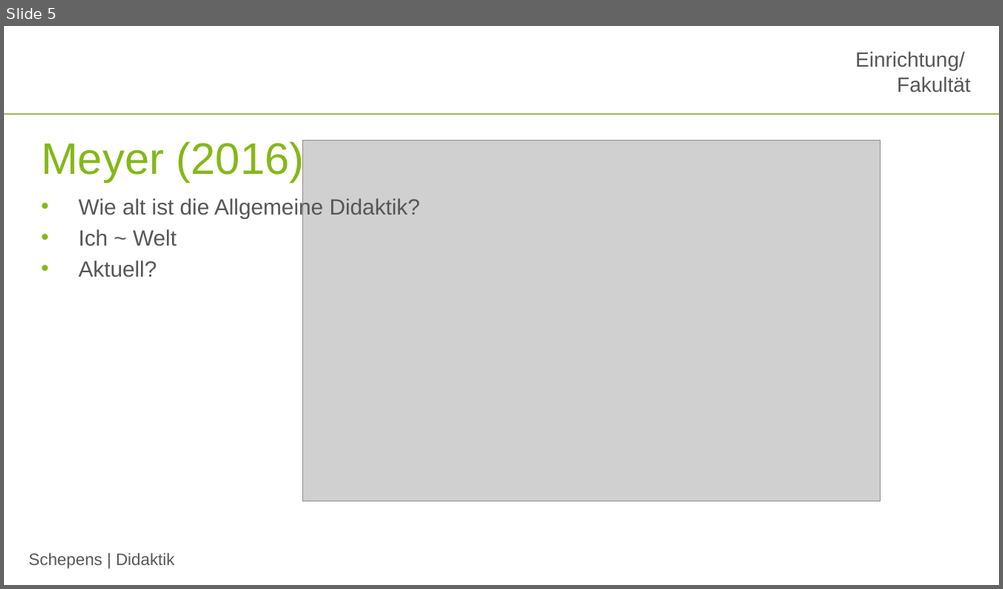
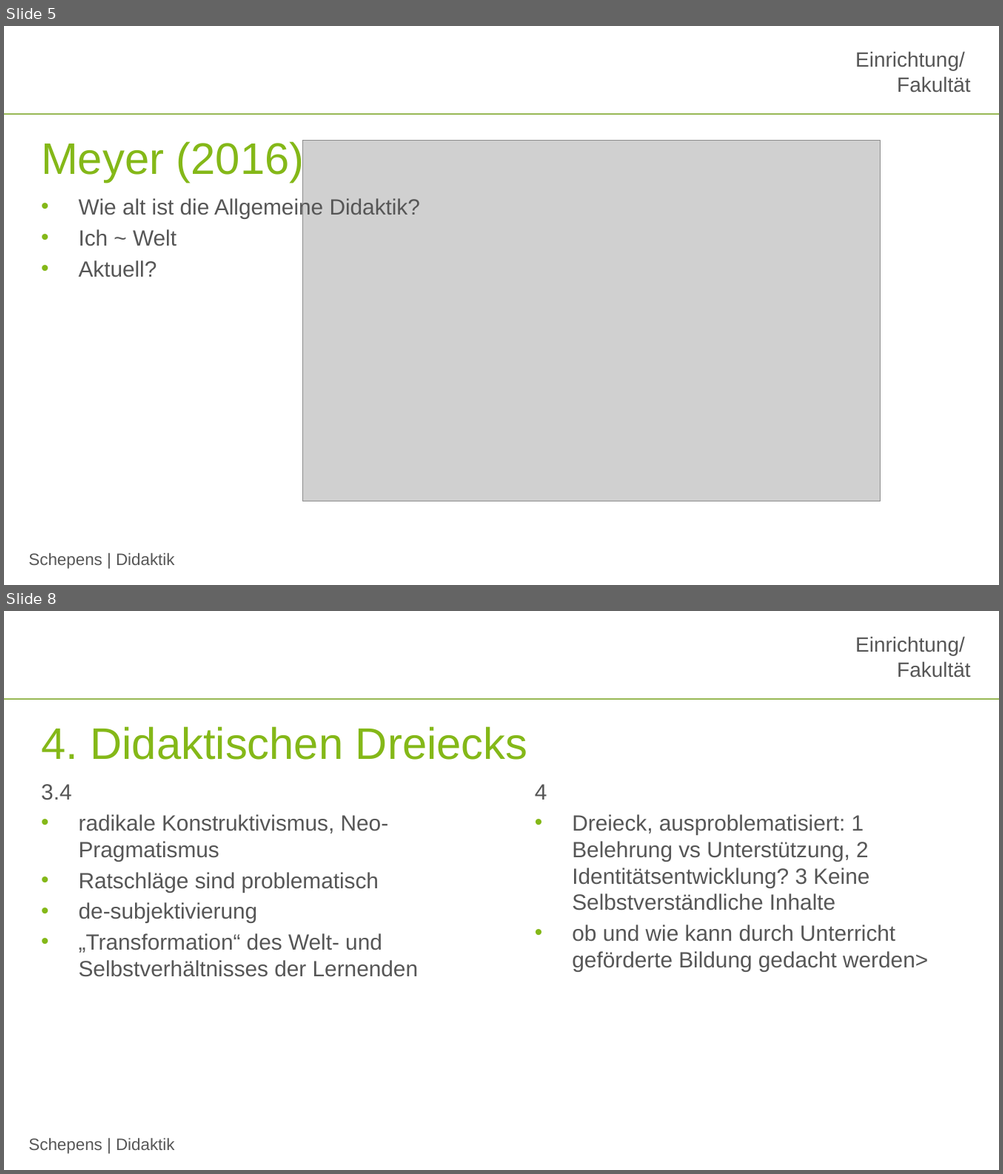
Before and after one commit to jobschepens/didakt22, a slide deck: folien/week2.pptx. Shown one above the other, each under a label of ours: slide 5 before the commit, slides 5 and 8 after it; the slides between them are not shown. The pictures are 1003x589 and 1003x1174 pixels, drawn with LibreOffice and Linux fonts; fonts in the diff are those of the drawing; grey boxes stand for pictures; background and template pictures are left out. Boxes give left, top, right and bottom in pixels: in the first picture for what was removed or moved away, otherwise in the second. Text is boxed around its words. In the diff, an @@ line names an element or a change of style, - is before the commit and + after.

```diff
--- a/folien/week2.pptx
+++ b/folien/week2.pptx
@@ slide 8 added at (x1=4, y1=611, x2=999, y2=1170), background #FFFFFF; not listed: 3 template elements that a slide beside it also shows @@
@@ title added at (x1=41, y1=726, x2=527, y2=760), 32 pt, text #84B818 @@
+4. Didaktischen Dreiecks
@@ text added at (x1=41, y1=784, x2=418, y2=977), 16 pt, text #565656 @@
+3.4
+• radikale Konstruktivismus, Neo-Pragmatismus
+• Ratschläge sind problematisch
+• de-subjektivierung
+• „Transformation“ des Welt- und Selbstverhältnisses der Lernenden
@@ text added at (x1=535, y1=784, x2=928, y2=972), 16 pt, text #565656 @@
+4
+• Dreieck, ausproblematisiert: 1 Belehrung vs Unterstützung, 2 Identitätsentwicklung? 3 Keine Selbstverständliche Inhalte
+• ob und wie kann durch Unterricht geförderte Bildung gedacht werden>
```
Also in this commit, not shown: 2 other slides added.
